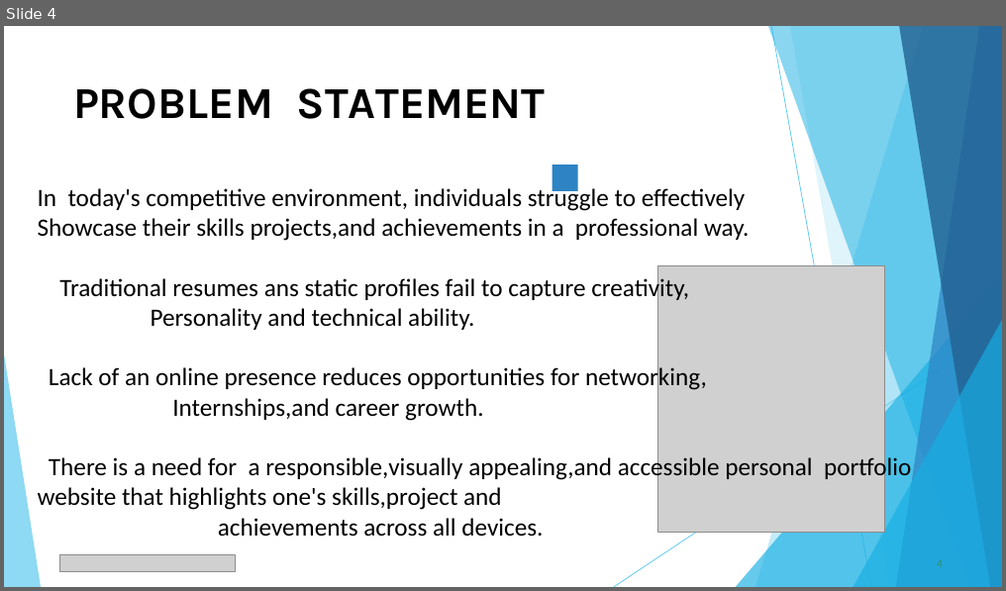
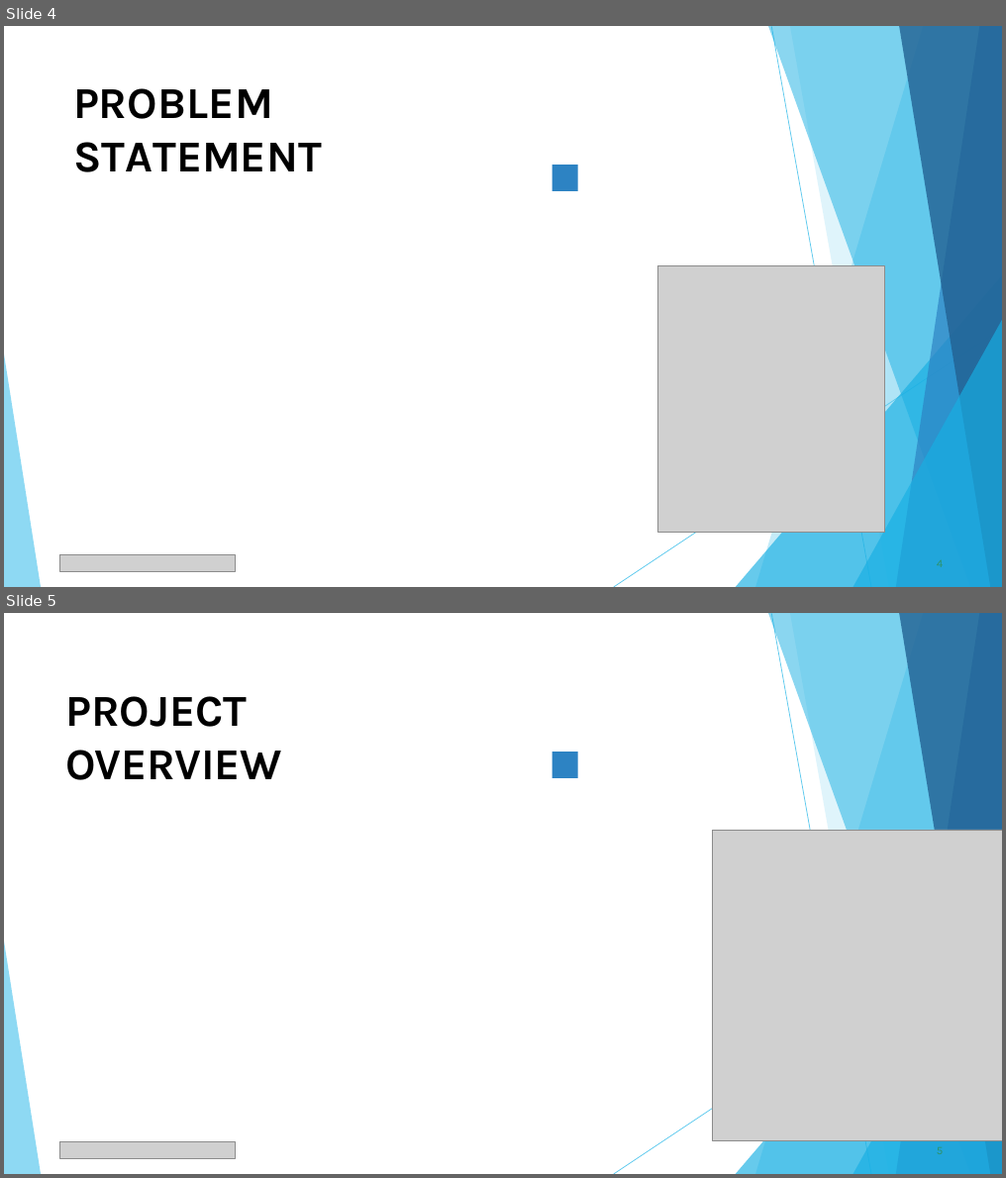
Before and after one commit to mahesh06periyasamy-dot/Maheswari-, a slide deck: PPT FWD TNSDC 2025.pptx. Shown one above the other, each under a label of ours: slide 4 before the commit, slides 4 and 5 after it. The pictures are 1006x591 and 1006x1178 pixels, drawn with LibreOffice and Linux fonts; fonts in the diff are those of the drawing; grey boxes stand for pictures. Boxes give left, top, right and bottom in pixels: in the first picture for what was removed or moved away, otherwise in the second. Text is boxed around its words. In the diff, an @@ line names an element or a change of style, - is before the commit and + after.

```diff
--- a/PPT FWD TNSDC 2025.pptx
+++ b/PPT FWD TNSDC 2025.pptx
@@ slide 5 added at box(4, 613, 1002, 1174), background #FFFFFF; not listed: 10 template elements that a slide beside it also shows @@
@@ title added at box(65, 696, 282, 780), 42.5 pt, text #000000, bold @@
+PROJECT OVERVIEW
@@ freeform shape added at box(552, 752, 577, 777), fill #2D83C3 @@
@@ picture added at box(713, 830, 1002, 1143) @@
@@ picture added at box(59, 1143, 235, 1158) @@
@@ page number added at box(937, 1148, 944, 1155), 11 pt, text #2D936B @@
+5
@@ slide 4 changed as well @@
@@ title "PROBLEM STATEMENT" rewrapped from box(73, 88, 546, 119) to box(73, 88, 322, 173) @@
@@ text removed at box(38, 185, 911, 537) @@
-In today's competitive environment, individuals struggle to effectively
-Showcase their skills projects,and achievements in a professional way.
-Traditional resumes ans static profiles fail to capture creativity,
-Personality and technical ability.
-Lack of an online presence reduces opportunities for networking,
-Internships,and career growth.
-There is a need for a responsible,visually appealing,and accessible personal portfolio website that highlights one's skills,project and
-achievements across all devices.
```
Also in this commit, not shown: 7 other slides changed, 2 other slides added, 3 slides removed.
